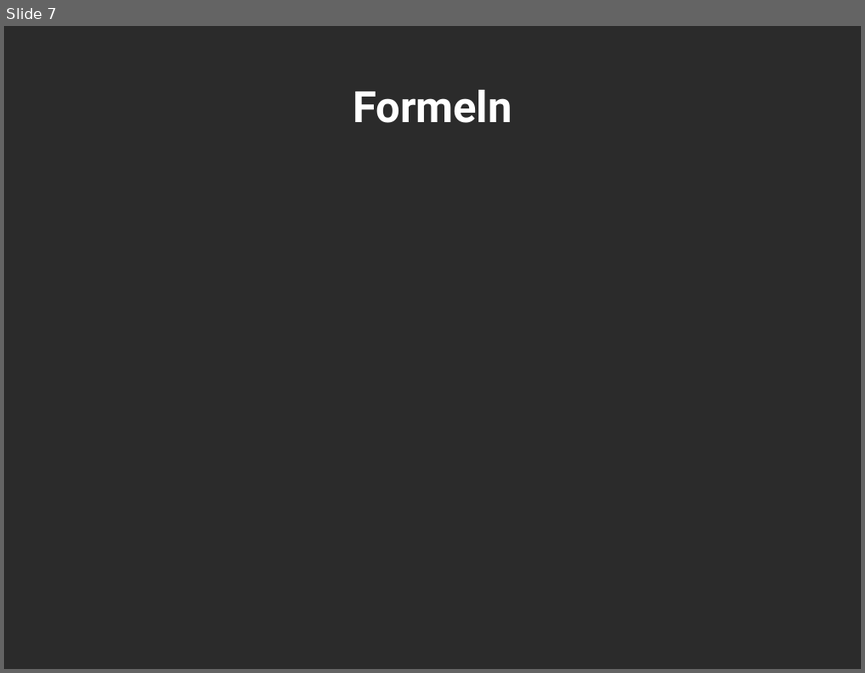
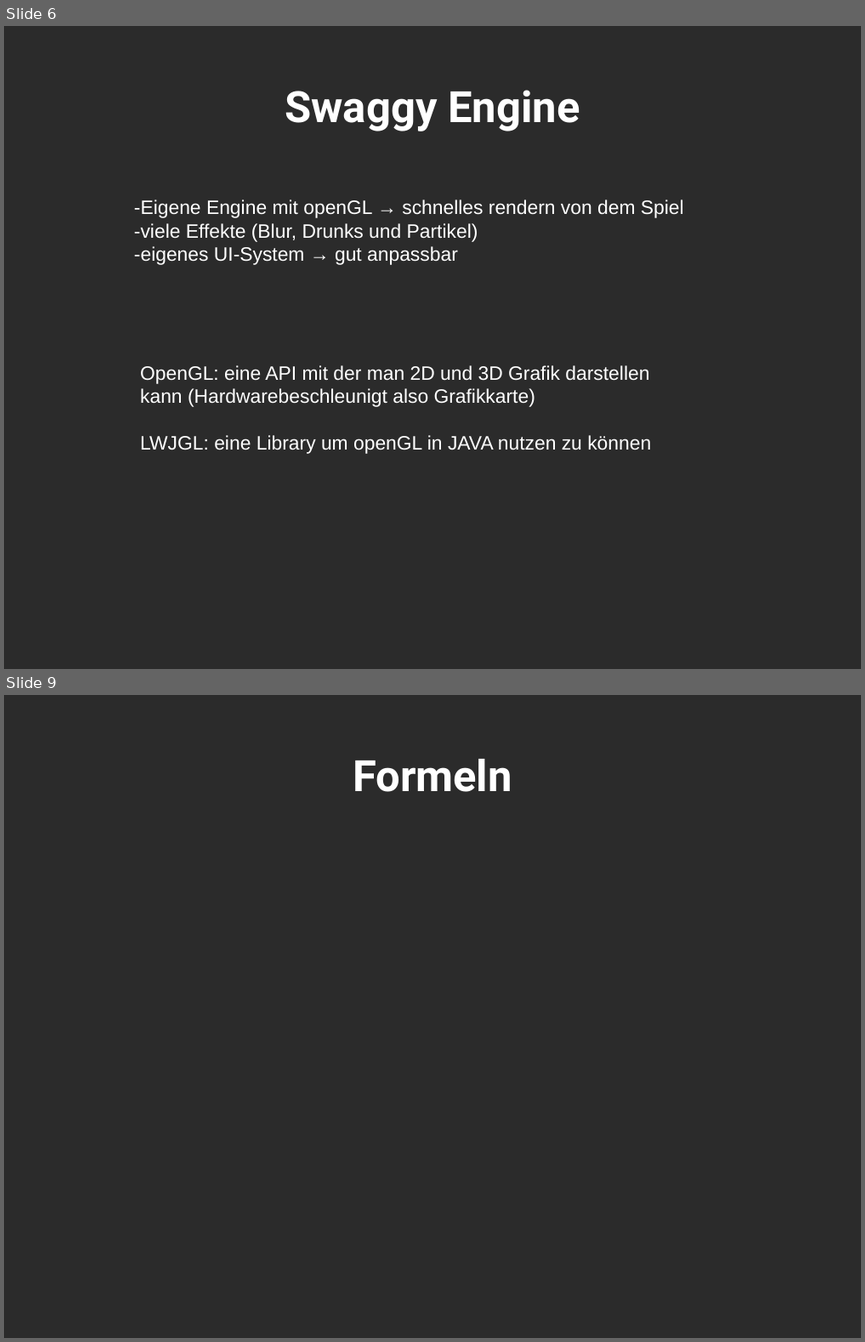
Before and after one commit to Leo1998/Kabuom, a slide deck: projektpräsentation.odp. Shown one above the other, each under a label of ours: slide 7 before the commit, slides 6 and 9 after it; the slides between them are not shown. The pictures are 865x673 and 865x1342 pixels, drawn with LibreOffice and Linux fonts; fonts in the diff are those of the drawing; background and template pictures are left out; a plain dark background stands for a picture behind light text. Boxes give left, top, right and bottom in pixels: in the first picture for what was removed or moved away, otherwise in the second. Text is boxed around its words. In the diff, an @@ line names an element or a change of style, - is before the commit and + after.

```diff
--- a/projektpräsentation.odp
+++ b/projektpräsentation.odp
@@ slide 6 added at box(4, 26, 861, 669), background picture (left out) @@
@@ title added at box(284, 90, 579, 131), 40 pt, text #FFFFFF, bold @@
+Swaggy Engine
@@ text added at box(134, 199, 684, 265), 18 pt, text #FFFFFF @@
+-Eigene Engine mit openGL → schnelles rendern von dem Spiel
+-viele Effekte (Blur, Drunks und Partikel)
+-eigenes UI-System → gut anpassbar
@@ text added at box(140, 365, 651, 454), 18 pt, text #FFFFFF @@
+OpenGL: eine API mit der man 2D und 3D Grafik darstellen
+kann (Hardwarebeschleunigt also Grafikkarte)
+LWJGL: eine Library um openGL in JAVA nutzen zu können
@@ what was slide 7 is now slide 9 @@
```
Also in this commit, not shown: 2 other slides added, 1 slide removed, 1 other file.
